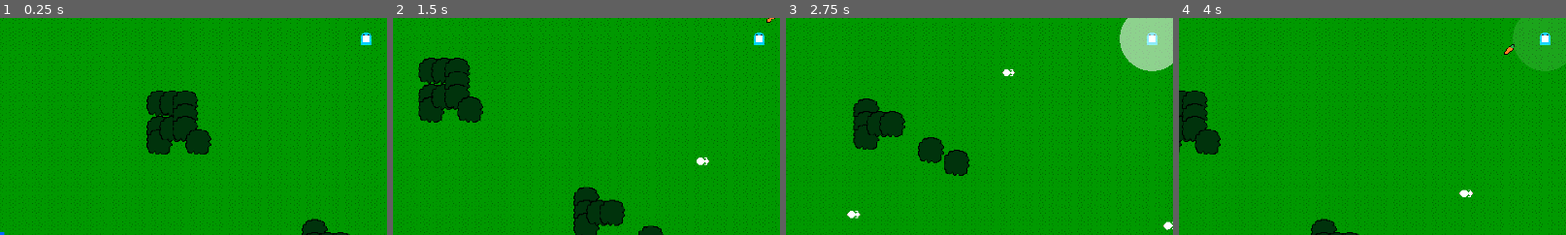
Above: before the commit, frames 1-4 (left to right).
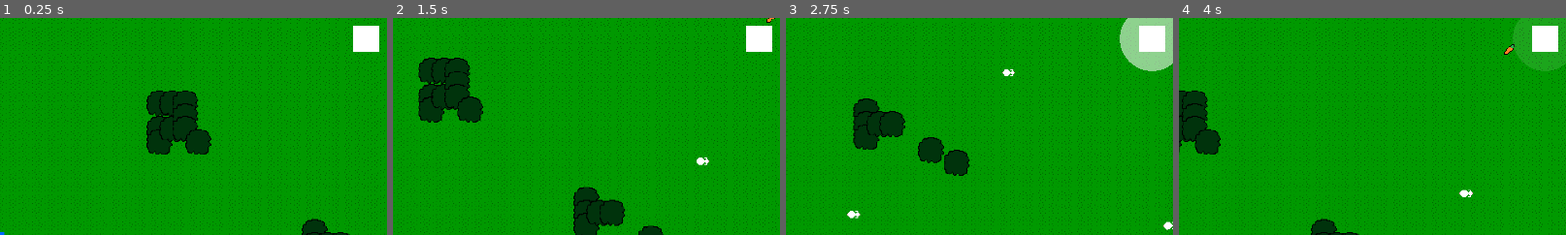
Above: after the commit, the same moments.

Repository: Kyhel/lost-in-pixels
Game: Godot game, scene res://scenes/game.tscn
The game is run twice, just before and just after one commit, with the same random seed, the same clock (stepped at 60 frames per second) and the same inputs. The engine's default icon, where the game draws it, is replaced by a stand-in: a white triangle on a blue panel in a dark square.
Inputs:
- Up to frame 1 (0.25 s): no input
- Up to frame 2 (1.5 s): hold Right (ui_right) 0.53-1.28 s; hold F (attack) 0.53-1.28 s; hold Down (ui_down) from 1.28 s (still down); tap Q (spawn_carrot) at 1.35 s
- Up to frame 3 (2.75 s): release Down (ui_down) at 2.03 s; hold Right (ui_right) from 2.03 s (still down); hold F (attack) from 2.03 s (still down)
- Up to frame 4 (4 s): release Right (ui_right) at 2.78 s; release F (attack) at 2.78 s; hold Up (ui_up) 2.78-3.53 s; tap Q (spawn_carrot) at 2.85 s; hold Left (ui_left) from 3.53 s (still down); hold F (attack) from 3.53 s (still down)
The pictures show only the part of the screen within x 3-53%, y 45-95%; the shares and areas given below are measured in that part.

The runs differ from the first frame. In frame 1, 0.8% of the frame differs, in the area x 91-98%, y 3-16%; in frame 2, 0.8%; in frame 3, 0.8%; in frame 4, 0.8%.

Commit message:
Working transparency around player

Diff:
--- a/scenes/game.tscn
+++ b/scenes/game.tscn
@@ -91,6 +91,7 @@
 player_node = NodePath("../../Entities/Player")
 
 [node name="Sprite2D" type="Sprite2D" parent="AlphaMaskViewport/MaskRoot" unique_id=1737492742]
+scale = Vector2(4, 4)
 texture = ExtResource("10_kvpfn")
 
 [node name="CanvasLayer" type="CanvasLayer" parent="." unique_id=1780104474]
--- a/systems/objects_manager.gd
+++ b/systems/objects_manager.gd
@@ -7,6 +7,9 @@
 
 var world_item_scene := preload("res://entities/world_item.tscn")
 var tree_scene := preload("res://world/nature/tree_1.tscn")
+
+func _ready() -> void:
+	occlusion_mask_viewport = get_tree().current_scene.find_child("AlphaMaskViewport")
 
 func spawn_item_in_chunk(chunk: Vector2i, item_data, world_pos: Vector2, quantity: int = 1):
 	var item = world_item_scene.instantiate()
@@ -24,6 +27,9 @@
 
 func spawn_tree(chunk: Vector2i, tile_position:Vector2i) -> void:
 	var tree := tree_scene.instantiate()
+	var mask_texture = occlusion_mask_viewport.get_texture()
+	var foliage_material = tree.get_node("Foliage").material
+	foliage_material.set_shader_parameter("mask_tex", mask_texture)
 
 	tree.global_position = Vector2(
 		tile_position.x * ChunkManager.TILE_SIZE,
--- /dev/null
+++ b/world/nature/tree_1.gdshader
@@ -0,0 +1,20 @@
+shader_type canvas_item;
+
+uniform sampler2D mask_tex; // The viewport texture
+uniform float alpha_amount = 0.5; // How transparent the foliage becomes
+
+void fragment() {
+
+	vec4 foliage_color = texture(TEXTURE, UV);
+
+	// Get the position of this pixel in screen coordinates
+	vec2 screen_pos = SCREEN_UV;
+
+	// Sample the mask texture at this screen position
+	float mask = texture(mask_tex, screen_pos).r;
+
+	// Reduce alpha based on mask (white = 1 = fully transparent, black = 0 = no effect)
+	foliage_color.a *= mix(1.0, alpha_amount, mask);
+
+	COLOR = foliage_color;
+}
--- a/world/nature/tree_1.tscn
+++ b/world/nature/tree_1.tscn
@@ -1,7 +1,12 @@
 [gd_scene format=3 uid="uid://bvppki1eganqm"]
 
 [ext_resource type="Texture2D" uid="uid://cu270wwko7jdg" path="res://assets/nature/tree_trunk_1.png" id="1_60lgh"]
+[ext_resource type="Shader" uid="uid://dlue02v0rg8pc" path="res://world/nature/tree_1.gdshader" id="2_4elwb"]
 [ext_resource type="Texture2D" uid="uid://mg1udp0cxmj" path="res://assets/nature/tree_foliage_1.png" id="2_dfk1a"]
+
+[sub_resource type="ShaderMaterial" id="ShaderMaterial_7hbmc"]
+shader = ExtResource("2_4elwb")
+shader_parameter/alpha_amount = 0.5
 
 [sub_resource type="CircleShape2D" id="CircleShape2D_60lgh"]
 radius = 8.0
@@ -13,6 +18,7 @@
 
 [node name="Foliage" type="Sprite2D" parent="." unique_id=1153816047]
 z_index = 2
+material = SubResource("ShaderMaterial_7hbmc")
 texture = ExtResource("2_dfk1a")
 
 [node name="TrunkBody" type="StaticBody2D" parent="." unique_id=1956997032]
Not shown, added: world/nature/tree_1.gdshader.uid
